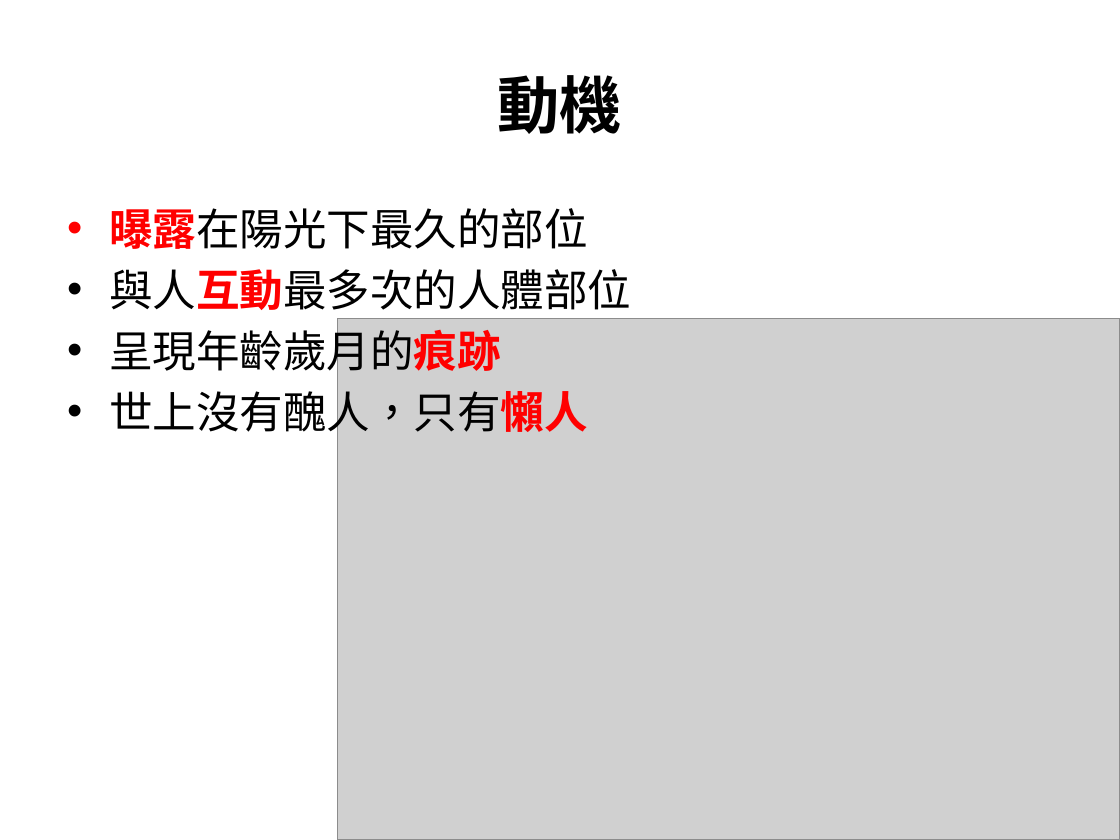
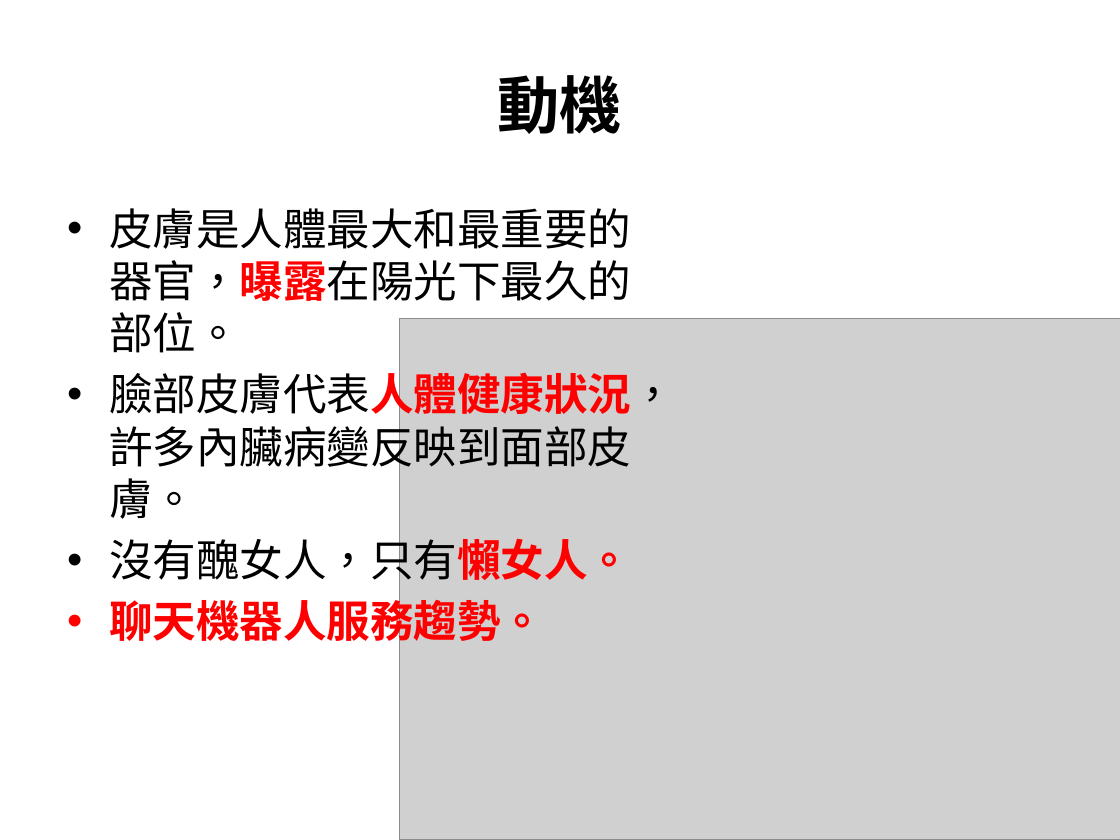
Before and after one commit to poan0627/108_SM_Team4, a slide deck: slide 2 of 軟體品質管理期中專案報告_team4.pptx. Drawn at 1120x840 pixels with LibreOffice and Linux fonts; fonts in the diff are those of the drawing; grey boxes stand for pictures. Boxes give left, top, right and bottom in pixels: in the first picture for what was removed or moved away, otherwise in the second. Text is boxed around its words. In the diff, an @@ line names an element or a change of style, - is before the commit and + after.

```diff
--- a/軟體品質管理期中專案報告_team4.pptx
+++ b/軟體品質管理期中專案報告_team4.pptx
@@ text at [109, 208, 674, 648]: text changed @@
-  • 曝露在陽光下最久的部位
-  • 與人互動最多次的人體部位
-  • 呈現年齡歲月的痕跡
-  • 世上沒有醜人，只有懶人
+  • 皮膚是人體最大和最重要的器官，曝露在陽光下最久的部位。
+  • 臉部皮膚代表人體健康狀況，許多內臟病變反映到面部皮膚。
+  • 沒有醜女人，只有懶女人。
+  • 聊天機器人服務趨勢。
@@ picture: place and size @@
-picture at [338, 318, 1120, 840]
+picture at [400, 318, 1120, 840]
```
Also in this commit, not shown: 6 other slides changed, 5 other files.
